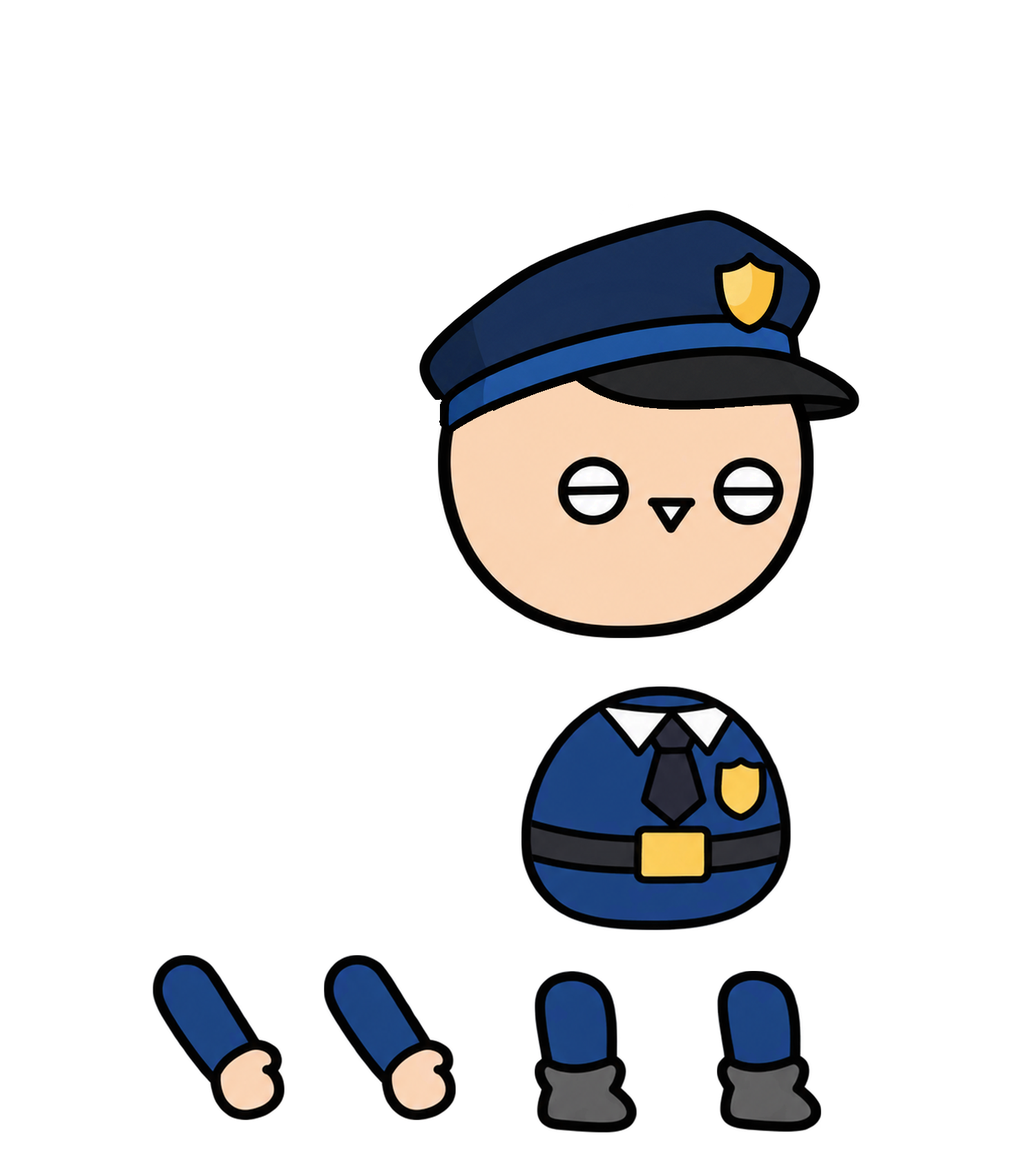
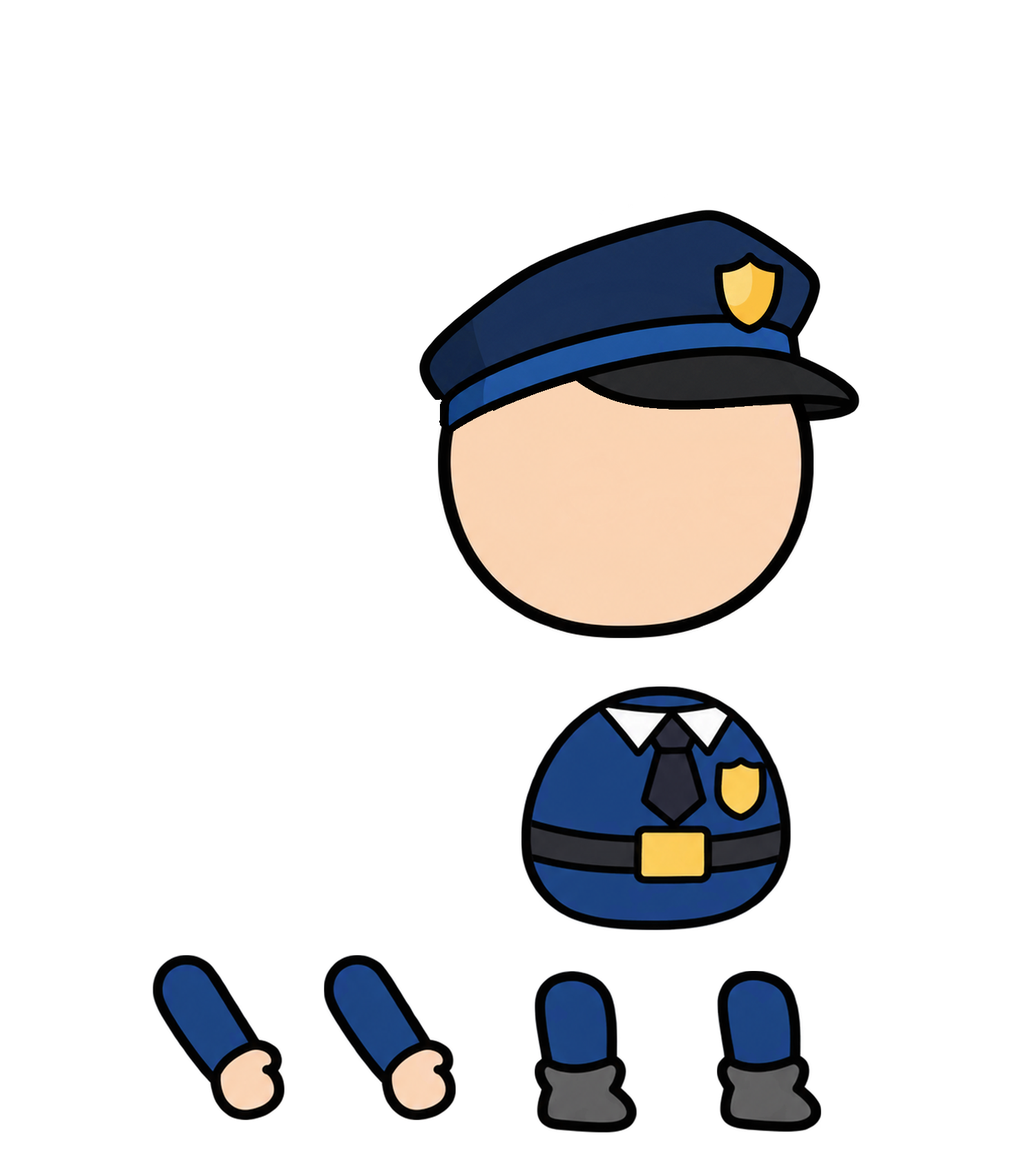
The second (1036, 1174) image is a revision of the first. Changes to its layers:
painted on "머리" over [549, 442, 801, 553]
